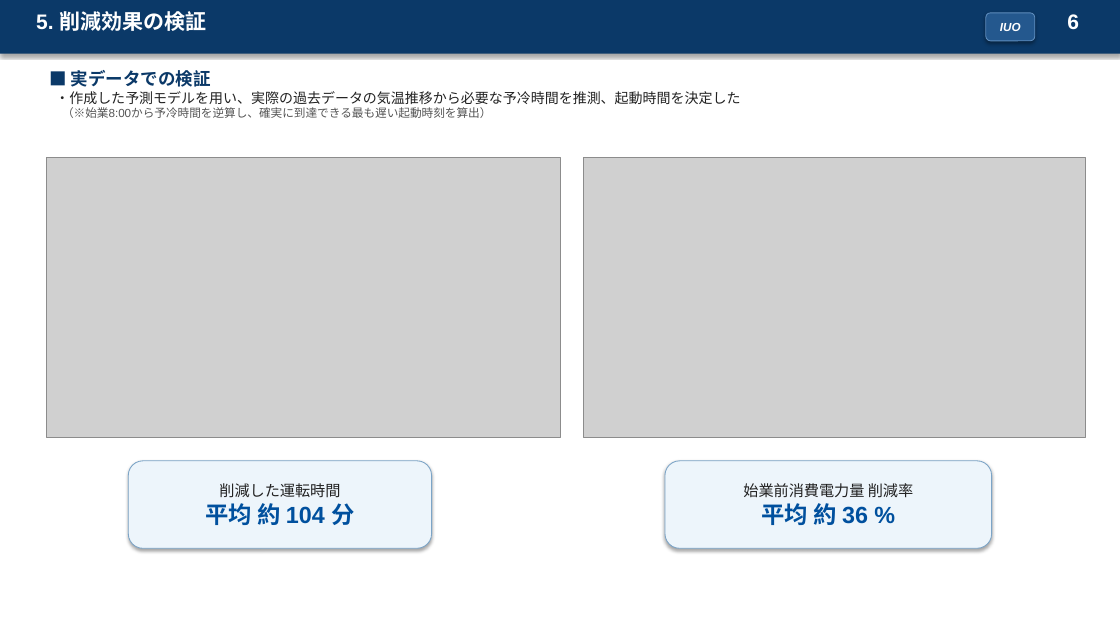
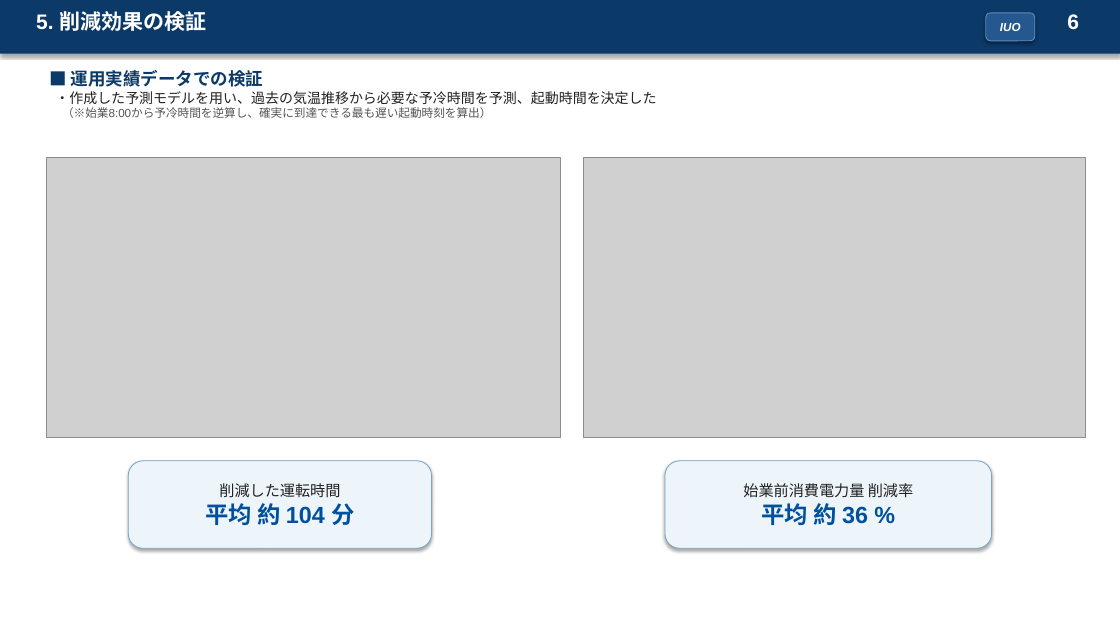
Before and after one commit to koshikai/koshikai, a slide deck: slide 6 of public/slides/hvac-precooling-slides.pptx. Drawn at 1120x630 pixels with LibreOffice and Linux fonts; fonts in the diff are those of the drawing; grey boxes stand for pictures. Boxes give left, top, right and bottom in pixels: in the first picture for what was removed or moved away, otherwise in the second. Text is boxed around its words. In the diff, an @@ line names an element or a change of style, - is before the commit and + after.

Commit message:
content(hvac): eliminate '実データ' terminology in favor of telemetry data

```diff
--- a/public/slides/hvac-precooling-slides.pptx
+++ b/public/slides/hvac-precooling-slides.pptx
@@ text at bbox=[55, 70, 656, 104]: text changed @@
-■ 実データでの検証
-・作成した予測モデルを用い、実際の過去データの気温推移から必要な予冷時間を推測、起動時間を決定した
+■ 運用実績データでの検証
+・作成した予測モデルを用い、過去の気温推移から必要な予冷時間を予測、起動時間を決定した
```
Also in this commit, not shown: 1 other slide changed, 2 other files.
